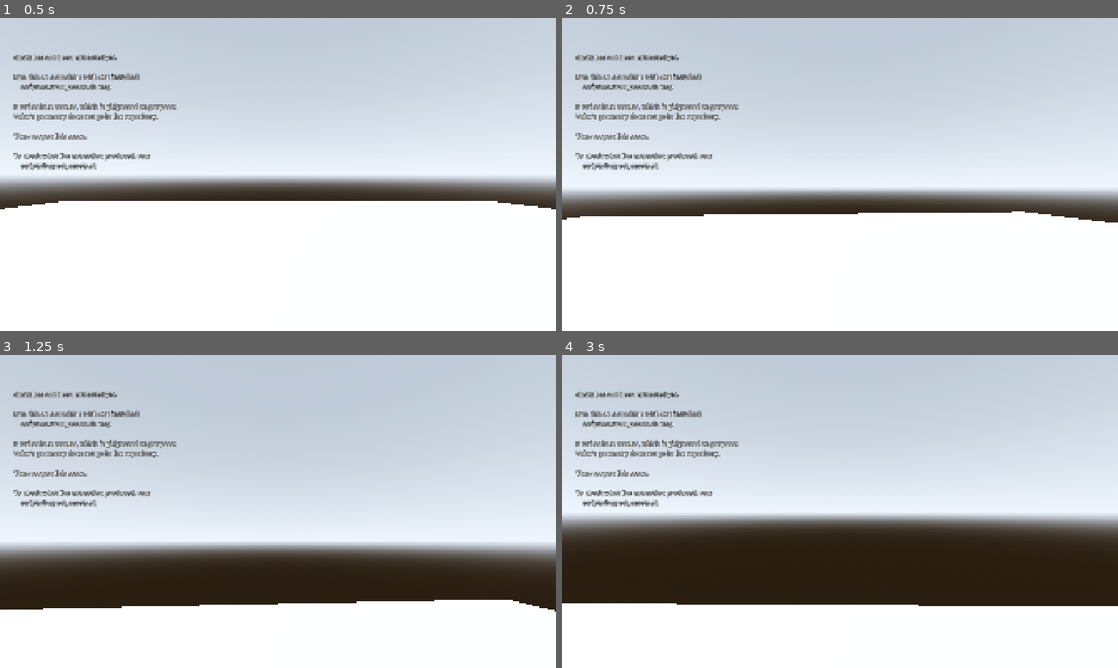
Above: before the commit, frames 1-4 (two rows, left to right).
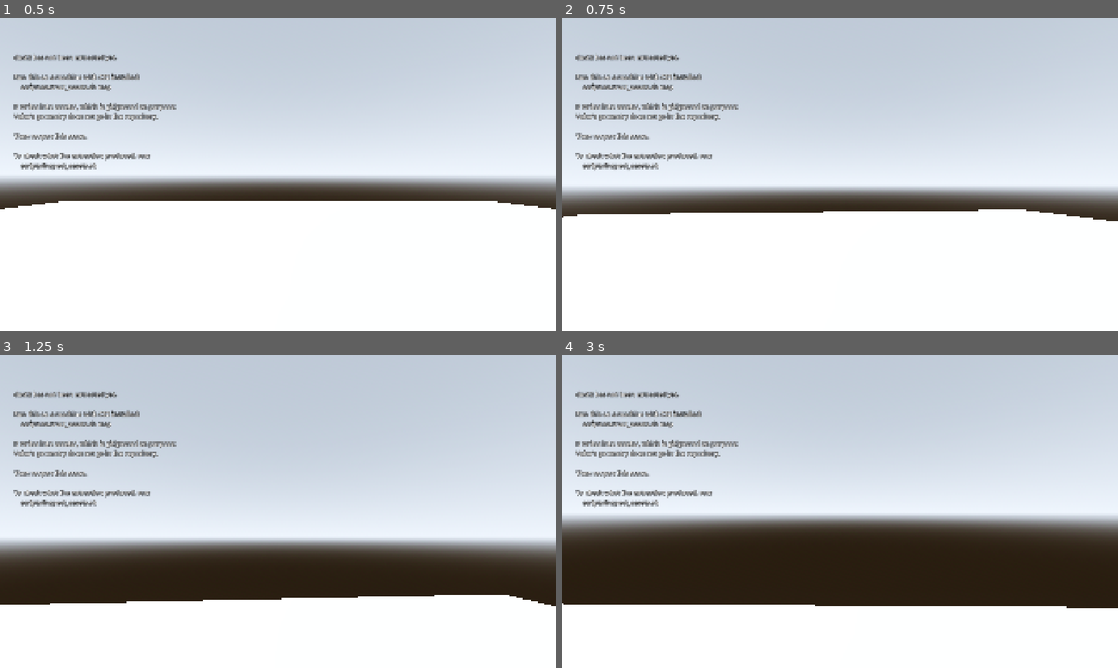
Above: after the commit, the same moments.

Repository: sidcarrollworks/CSGODOT
Game: Godot game, scene res://maps/de_dust2/de_dust2.tscn
Same seed, same stepped clock (60 frames per second), same inputs: the game is played once before the commit and once after it.
Inputs (mouse positions are in pixels of both pictures, inside the frame that each line leads up to):
- Up to frame 1 (0.5 s): no input
- Up to frame 2 (0.75 s): tap Enter at 0.5 s; move the mouse to (867, 174) at 0.52 s; press the mouse at (867, 174) at 0.53 s; hold W (move_forward) from 0.53 s (still down)
- Up to frame 3 (1.25 s): keep holding W (move_forward); tap Space (jump) at 0.77 s
- Up to frame 4 (3 s): keep holding W (move_forward); move the mouse to (812, 511) at 1.27 s; release the mouse at (812, 511) at 1.28 s; right-click (812, 511) at 1.35 s; tap Space (jump) at 1.52 s; move the mouse to (851, 505) at 2.02 s; hold Ctrl (duck) 2.03-2.78 s; move the mouse to (834, 517) at 2.77 s; tap P (export_spray) at 2.85 s; click (834, 517) at 2.92 s

Frame 1 is identical in both runs. In frame 2, 2.7% of the frame differs, in the area x 0-100%, y 53-66%; in frame 3, 7.0%, in the area x 0-100%, y 58-82%; in frame 4, 0.2%.

Commit message:
Give the camera a second spring so each round shoves the crosshair
A single spring cannot rise fast and fall slowly: its rise time and its decay
time are the same two constants read two ways. One slow enough to carry the
crosshair up a whole spray was therefore smooth enough to have no rounds in
it at all.

A round now kicks two springs. The fast one settles inside the gap between
rounds and gives each its own shove; the slow one carries the crosshair up
the spray. The AK shoves 1.4 degrees a round on a 7.87 degree climb, and
falls most of the way back before the next.

Co-Authored-By: Claude Opus 5 (1M context) <noreply@anthropic.com>
Claude-Session: https://claude.ai/code/session_01YJnWJFEo2kKSxD4GAVgMTN

Diff:
--- a/src/weapons/weapon.gd
+++ b/src/weapons/weapon.gd
@@ -66,7 +66,8 @@
 ## Seeds the per-shot spread. Same seed and shot index give the same offset.
 var spray_seed: int = 1
 
-var _view := WeaponData.Punch.new()
+var _snap := WeaponData.Punch.new()
+var _hold := WeaponData.Punch.new()
 var _model := WeaponData.Punch.new()
 
 ## Where the recoil has pushed the VIEW, in degrees, as (right, up).
@@ -77,15 +78,13 @@
 ##
 ## This does NOT decide where bullets go. See fire().
 var aim_punch: Vector2:
-	get: return _view.value
-	set(to): _view.value = to
-
-## The punch angle's own velocity. A round pushes this rather than pushing the
-## angle, so the view rises into a kick over a few ticks instead of teleporting
-## to it, and the spring brings it back.
+	get: return _snap.value + _hold.value
+
+## The punch angle's own velocity, both halves together. A round pushes this
+## rather than pushing the angle, so the view rises into a kick over a few
+## ticks instead of teleporting to it, and the springs bring it back.
 var aim_punch_velocity: Vector2:
-	get: return _view.velocity
-	set(to): _view.velocity = to
+	get: return _snap.velocity + _hold.velocity
 
 var _last_shot_usec: int = -1_000_000_000
 var _shot_index: int = 0
@@ -135,15 +134,26 @@
 	_decay_inaccuracy(dt)
 
 
-## Runs both punch springs forward: the camera's, which settles slowly enough
-## that the crosshair climbs with a spray, and the weapon model's, which
-## settles in the few hundred milliseconds measured off CS2.
+## Runs the three punch springs forward.
+##
+## The camera's kick is two of them added together: a fast half so each round
+## reads as its own shove, and a slow half that carries the crosshair up the
+## spray and holds it there. One spring cannot do both, because a damped
+## spring's rise and its decay are the same two constants read two ways.
+##
+## The third is the weapon model's, on the few hundred milliseconds measured
+## off CS2.
 ##
 ## Running them every tick, including while firing, is deliberate. The old
 ## code only decayed between rounds, which is what made the view snap up to
 ## each bullet and then sag.
 func _decay_punch(dt: float) -> void:
-	_view.advance(dt, data.punch_damping(), data.punch_spring(), PUNCH_MAX_STEP)
+	_snap.advance(
+		dt, data.snap_punch_damping(), data.snap_punch_spring(), PUNCH_MAX_STEP
+	)
+	_hold.advance(
+		dt, data.hold_punch_damping(), data.hold_punch_spring(), PUNCH_MAX_STEP
+	)
 	_model.advance(
 		dt, data.model_punch_damping(), data.model_punch_spring(), PUNCH_MAX_STEP
 	)
@@ -285,7 +295,8 @@
 	shot.base_yaw = yaw_degrees
 	shot.base_pitch = pitch_degrees
 
-	_view.kick(punch * data.punch_impulse_scale())
+	_snap.kick(punch * data.snap_punch_impulse_scale())
+	_hold.kick(punch * data.hold_punch_impulse_scale())
 	_model.kick(punch * data.model_punch_impulse_scale())
 	_inaccuracy += data.inaccuracy_per_shot
 	_shot_index += 1
--- a/src/weapons/weapon_data.gd
+++ b/src/weapons/weapon_data.gd
@@ -203,7 +203,7 @@
 ## accuracy_reset_time.
 @export var recoil_animation_time: float = 0.644
 
-## How long the CAMERA's recoil takes to settle after a round, in seconds.
+## How long the CAMERA's slow half takes to settle after a round, in seconds.
 ##
 ## Not measured, and much longer than the weapon model's. It has to be: the
 ## crosshair should climb with the spray over a magazine rather than reach its
@@ -213,6 +213,29 @@
 ## Sid, 2026-09-22: "the crosshair still needs to move up about halfway as the
 ## shots go up. It maxes out about 3 shots up."
 @export var view_punch_recovery_time: float = 1.9
+
+## How long the CAMERA's fast half takes to settle after a round, in seconds.
+##
+## The camera's kick is two springs added together, and this is why. One
+## spring cannot rise fast and fall slowly: a damped spring's rise and its
+## decay are the same two constants read two ways, and making it rise in a
+## few ticks makes it fall in a few ticks too. Slow enough to accumulate over
+## a spray is therefore also smooth enough to have no per-round kick in it at
+## all, which is what a single spring gave: a clean ramp with no shots in it.
+##
+## Sid, 2026-09-22: "the motion as it moves up is too smooth. we still want it
+## to feel staccato, like each shot pushes it up."
+##
+## Short enough to land inside the gap between rounds at 600 RPM, so each
+## round reads as its own shove.
+@export var view_punch_snap_time: float = 0.18
+
+## How much of a round's kick goes to the fast half.
+##
+## The rest goes to the slow one. This is the balance between "you can see
+## each shot" and "the crosshair holds its height through the spray"; both
+## halves are wanted and neither should have all of it.
+@export_range(0.0, 1.0) var view_kick_snap_share: float = 0.4
 
 ## How the kick is shaped, against how long it lasts.
 ##
@@ -314,17 +337,32 @@
 	return punch_frequency_for(recovery) / punch_peak_ratio()
 
 
-## The camera's spring.
-func punch_damping() -> float:
+## The camera's slow half: what carries the crosshair up the spray.
+func hold_punch_damping() -> float:
 	return punch_damping_for(view_punch_recovery_time)
 
 
-func punch_spring() -> float:
+func hold_punch_spring() -> float:
 	return punch_spring_for(view_punch_recovery_time)
 
 
-func punch_impulse_scale() -> float:
-	return punch_impulse_scale_for(view_punch_recovery_time)
+func hold_punch_impulse_scale() -> float:
+	return punch_impulse_scale_for(view_punch_recovery_time) * (
+		1.0 - view_kick_snap_share
+	)
+
+
+## The camera's fast half: what makes each round its own shove.
+func snap_punch_damping() -> float:
+	return punch_damping_for(view_punch_snap_time)
+
+
+func snap_punch_spring() -> float:
+	return punch_spring_for(view_punch_snap_time)
+
+
+func snap_punch_impulse_scale() -> float:
+	return punch_impulse_scale_for(view_punch_snap_time) * view_kick_snap_share
 
 
 ## The weapon model's own spring, which settles far sooner than the camera's.
@@ -397,20 +435,26 @@
 ## this agrees with what Weapon actually produces, since the two integrate the
 ## same spring in two places.
 func spray_peak_per_degree() -> float:
-	var damping := punch_damping()
-	var spring := punch_spring()
-	var impulse := punch_impulse_scale()
 	var tick := 1.0 / SIMULATION_HZ
-	var punch := Punch.new()
+	var snap := Punch.new()
+	var hold := Punch.new()
+	var snap_damping := snap_punch_damping()
+	var snap_spring := snap_punch_spring()
+	var snap_impulse := snap_punch_impulse_scale()
+	var hold_damping := hold_punch_damping()
+	var hold_spring := hold_punch_spring()
+	var hold_impulse := hold_punch_impulse_scale()
 	var peak := 0.0
 	var until_shot := 0.0
 	for tick_index in maxi(magazine_size, 1) * maxi(int(cycle_time * SIMULATION_HZ), 1):
 		if until_shot <= 0.0:
-			punch.kick(Vector2(0.0, impulse))
+			snap.kick(Vector2(0.0, snap_impulse))
+			hold.kick(Vector2(0.0, hold_impulse))
 			until_shot += cycle_time
 		until_shot -= tick
-		punch.advance(tick, damping, spring, tick)
-		peak = maxf(peak, punch.value.y)
+		snap.advance(tick, snap_damping, snap_spring, tick)
+		hold.advance(tick, hold_damping, hold_spring, tick)
+		peak = maxf(peak, snap.value.y + hold.value.y)
 	return peak
 
 
--- a/tests/run_weapon_tests.gd
+++ b/tests/run_weapon_tests.gd
@@ -36,6 +36,7 @@
 		_test_every_round_kicks_the_view()
 		_test_the_view_leans_without_swinging()
 		_test_the_spray_peaks_where_it_was_asked_to()
+		_test_each_round_shoves_the_crosshair()
 		_test_the_solver_agrees_with_the_weapon()
 		_test_view_rises_rather_than_teleporting()
 		_test_viewmodel_follows_the_view()
@@ -901,6 +902,62 @@
 		)
 
 
+## Sid, 2026-09-22: "the motion as it moves up is too smooth. we still want it
+## to feel staccato, like each shot pushes it up."
+##
+## A single spring cannot give that. Its rise and its decay are the same two
+## constants read two ways, so one slow enough to carry the crosshair up a
+## whole spray is also smooth enough to have no rounds in it. The camera's
+## kick is two springs added together for exactly this reason, and what this
+## checks is that the fast one is actually visible: the crosshair has to shove
+## up and fall back between rounds rather than ramp.
+func _test_each_round_shoves_the_crosshair() -> void:
+	for data in [WeaponLibrary.ak47(), WeaponLibrary.m4a1s()]:
+		var weapon := Weapon.new(data)
+		var state := _standing()
+		var now := 0
+		var fired := 0
+		var peak := 0.0
+		var low := 0.0
+		var high := 0.0
+		var rises: Array[float] = []
+		var falls := 0
+
+		while fired < data.magazine_size:
+			now += int(DT * SECOND)
+			weapon.update(DT, now)
+			if weapon.fire(now, 1.0, Vector3.ZERO, 0.0, 0.0, state) != null:
+				fired += 1
+				# The first few rounds are still building, so the shove is
+				# measured once the crosshair has something to fall back to.
+				if fired > 3:
+					rises.append(high - low)
+					if high > low:
+						falls += 1
+				low = weapon.aim_punch.y
+				high = weapon.aim_punch.y
+			var y := weapon.aim_punch.y
+			low = minf(low, y)
+			high = maxf(high, y)
+			peak = maxf(peak, y)
+
+		var shove := 0.0
+		for rise in rises:
+			shove += rise
+		shove /= maxf(float(rises.size()), 1.0)
+
+		_check(
+			shove > peak * 0.1,
+			"%s shoves the crosshair %.2f degrees a round against a %.2f degree climb"
+				% [data.display_name, shove, peak]
+		)
+		_check(
+			falls == rises.size(),
+			"%s falls back between every round rather than ramping (%d of %d)"
+				% [data.display_name, falls, rises.size()]
+		)
+
+
 func _test_inaccuracy_by_state() -> void:
 	var weapon := Weapon.new(WeaponLibrary.ak47())
 
Not shown, changed: reference/weapon_stats.md
